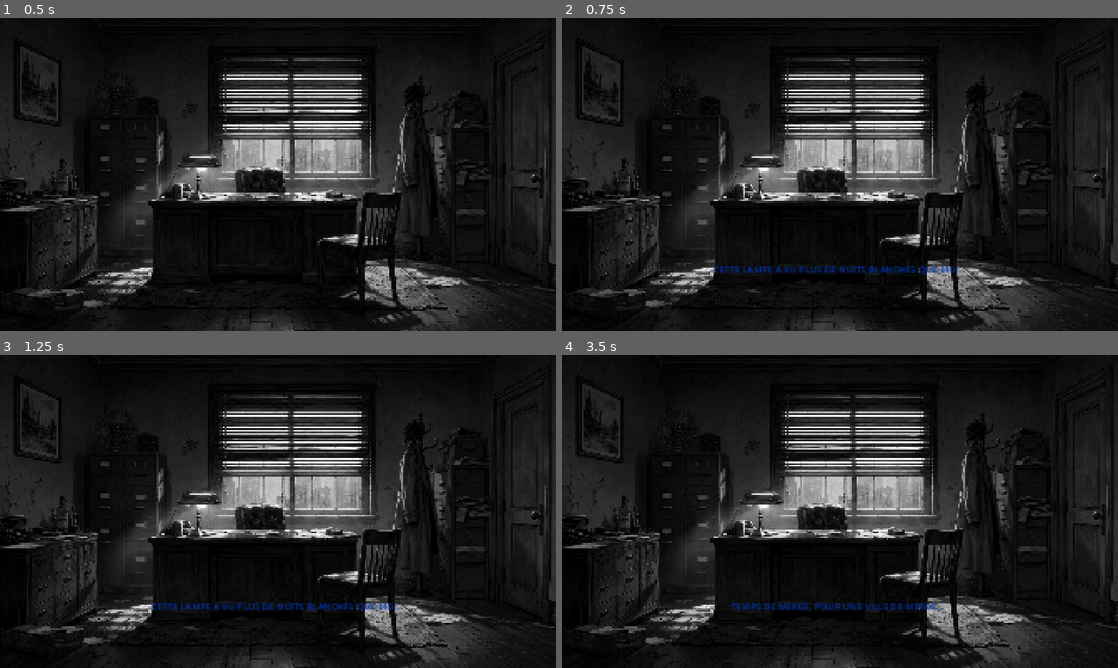
Above: before the commit, frames 1-4 (two rows, left to right).
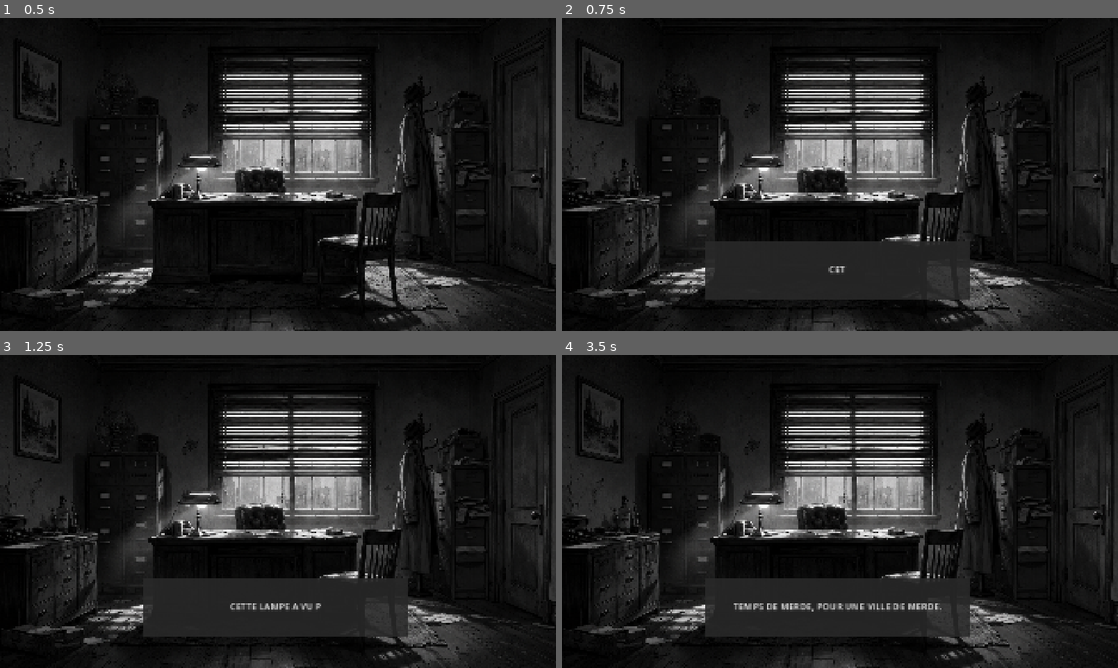
Above: after the commit, the same moments.

Repository: Kaburyo/black-thoughts
Game: Godot game, scene res://scenes/rooms/office_room.tscn
Two runs of this game, one before a commit and one after it. Both use one fixed random seed, a clock stepped at 60 frames per second and the inputs below. The project has no main scene, so this scene is started directly.
Inputs (mouse positions are in pixels of both pictures, inside the frame that each line leads up to):
- Up to frame 1 (0.5 s): no input
- Up to frame 2 (0.75 s): tap Enter at 0.5 s; move the mouse to (762, 177) at 0.52 s; click (762, 177) at 0.67 s
- Up to frame 3 (1.25 s): no input
- Up to frame 4 (3.5 s): move the mouse to (856, 452) at 1.27 s; click (856, 452) at 1.42 s; move the mouse to (895, 442) at 2.02 s; click (895, 442) at 2.17 s; move the mouse to (812, 574) at 2.77 s; click (812, 574) at 2.92 s

Frame 1 is identical in both runs. In frame 2, 6.3% of the frame differs, in the area x 25-74%, y 71-90%; in frame 3, 6.3%; in frame 4, 6.4%.

Commit message:
Correction chevauchement text + ajout textbox

Diff:
--- a/scenes/rooms/office_room.gd
+++ b/scenes/rooms/office_room.gd
@@ -7,6 +7,9 @@
 
 # --- Référence à la boîte de texte ---
 @onready var thought_label: Label = $ThoughtLabel
+# Jeton de l'animation en cours. Chaque nouvel affichage en crée un neuf ;
+# une animation qui voit que le jeton a changé comprend qu'elle est périmée.
+var _animation_active: int = 0
 
 
 # --- Les objets examinables de la pièce ---
@@ -37,9 +40,47 @@
     if event is InputEventMouseButton:
         if event.button_index == MOUSE_BUTTON_LEFT and event.pressed:
             afficher_pensee(texte)
+            # --- Réglages de l'animation du texte ---
+            # Regroupés ici en constantes : faciles à ajuster sans fouiller le code.
+const VITESSE_LETTRE: float = 0.02   # secondes entre deux lettres
+const DUREE_LECTURE: float = 4.5     # secondes d'affichage une fois écrit
+const DUREE_FONDU: float = 0.5       # secondes que dure la disparition
 
 
-# Affiche une pensée d'Al' dans la boîte de texte.
+# Affiche une pensée d'Al' : écriture lettre par lettre, pause, puis fondu.
+# Affiche une pensée d'Al' : écriture lettre par lettre, pause, puis fondu.
+# Un nouvel appel rend tout appel précédent "périmé" : il s'arrêtera de lui-même.
 func afficher_pensee(texte: String) -> void:
+    # On crée un jeton unique pour CETTE animation.
+    _animation_active += 1
+    var mon_jeton: int = _animation_active
+
+    # Préparation : Label vide, visible et opaque.
     thought_label.text = texte
+    thought_label.visible_ratio = 0.0
+    thought_label.modulate.a = 1.0
     thought_label.visible = true
+
+    # Écriture lettre par lettre.
+    var nb_lettres: int = texte.length()
+    for i in range(nb_lettres):
+        thought_label.visible_ratio = float(i + 1) / float(nb_lettres)
+        await get_tree().create_timer(VITESSE_LETTRE).timeout
+        # Après chaque attente : un clic plus récent a-t-il pris la main ?
+        if mon_jeton != _animation_active:
+            return  # Oui -> cette animation est périmée, on l'abandonne.
+
+    # Pause de lecture.
+    await get_tree().create_timer(DUREE_LECTURE).timeout
+    if mon_jeton != _animation_active:
+        return
+
+    # Fondu de disparition.
+    var tween := create_tween()
+    tween.tween_property(thought_label, "modulate:a", 0.0, DUREE_FONDU)
+    await tween.finished
+    if mon_jeton != _animation_active:
+        return
+
+    # Nettoyage final.
+    thought_label.visible = false
--- a/scenes/rooms/office_room.tscn
+++ b/scenes/rooms/office_room.tscn
@@ -9,6 +9,8 @@
 [sub_resource type="RectangleShape2D" id="RectangleShape2D_xdoaq"]
 size = Vector2(488, 400)
 
+[sub_resource type="CanvasTexture" id="CanvasTexture_xdoaq"]
+
 [node name="OfficeRoom" type="Node2D"]
 script = ExtResource("1_xdoaq")
 
@@ -16,30 +18,43 @@
 scale = Vector2(1.15, 1.15)
 texture = ExtResource("1_17l8b")
 centered = false
+metadata/_edit_lock_ = true
 
 [node name="LampArea" type="Area2D" parent="."]
+metadata/_edit_lock_ = true
 
 [node name="CollisionShape2D" type="CollisionShape2D" parent="LampArea"]
 position = Vector2(690, 551)
 shape = SubResource("RectangleShape2D_17l8b")
+metadata/_edit_lock_ = true
 
 [node name="WindowArea" type="Area2D" parent="."]
+metadata/_edit_lock_ = true
 
 [node name="CollisionShape2D" type="CollisionShape2D" parent="WindowArea"]
 position = Vector2(1020, 336)
 shape = SubResource("RectangleShape2D_xdoaq")
+metadata/_edit_lock_ = true
 
 [node name="ThoughtLabel" type="Label" parent="."]
 visible = false
-modulate = Color(0.047083605, 0.2114375, 0.70733285, 1)
-self_modulate = Color(0, 1, 1, 1)
+z_index = 1
 offset_left = 496.0
 offset_top = 768.0
 offset_right = 952.0
 offset_bottom = 868.0
 scale = Vector2(2, 2)
-text = "Quel journée de merde..."
+text = "Quelle journée de merde..."
 horizontal_alignment = 1
 vertical_alignment = 1
 autowrap_mode = 3
 uppercase = true
+metadata/_edit_lock_ = true
+
+[node name="TextBox" type="Sprite2D" parent="ThoughtLabel"]
+modulate = Color(0.1584723, 0.15847233, 0.15847224, 0.88235295)
+z_index = -1
+position = Vector2(227.99998, 49.999985)
+scale = Vector2(455.99997, 100.000015)
+texture = SubResource("CanvasTexture_xdoaq")
+metadata/_edit_lock_ = true
Not shown: 1 places in scenes/rooms/office_room.tscn that only renumber resources
